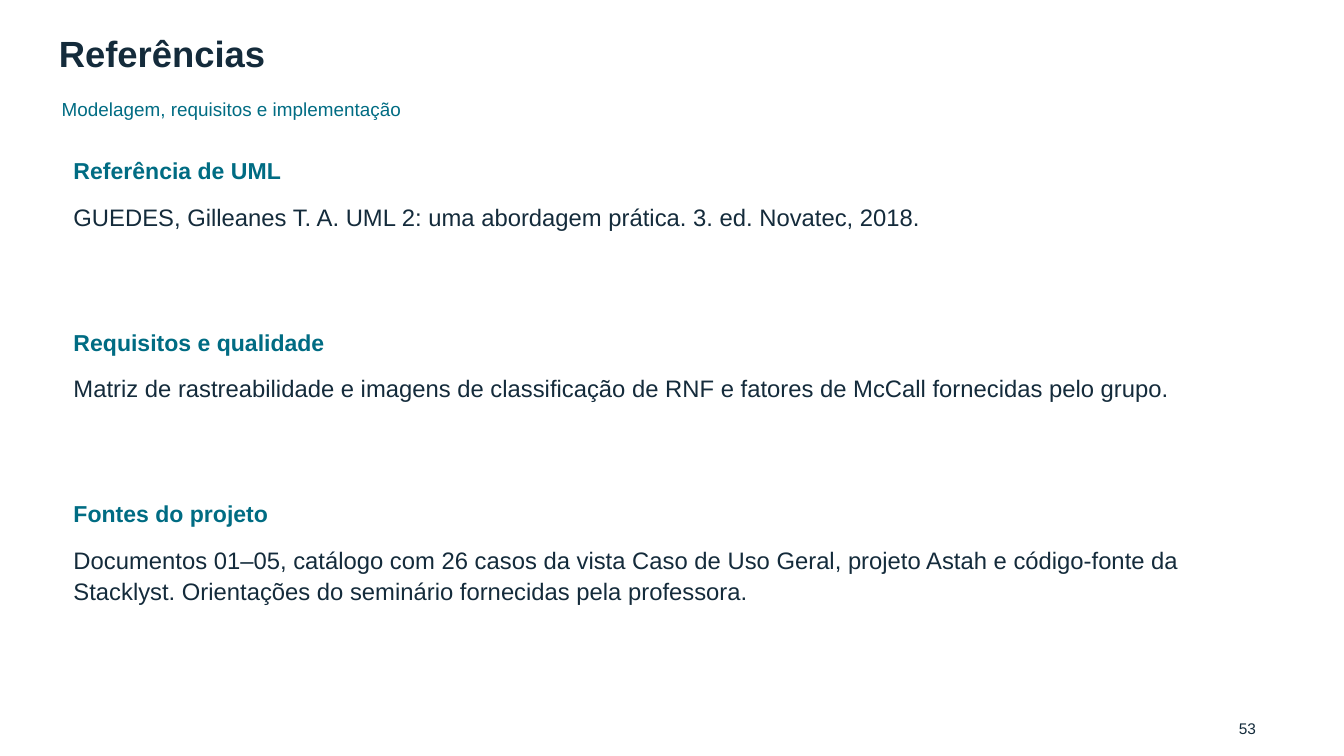
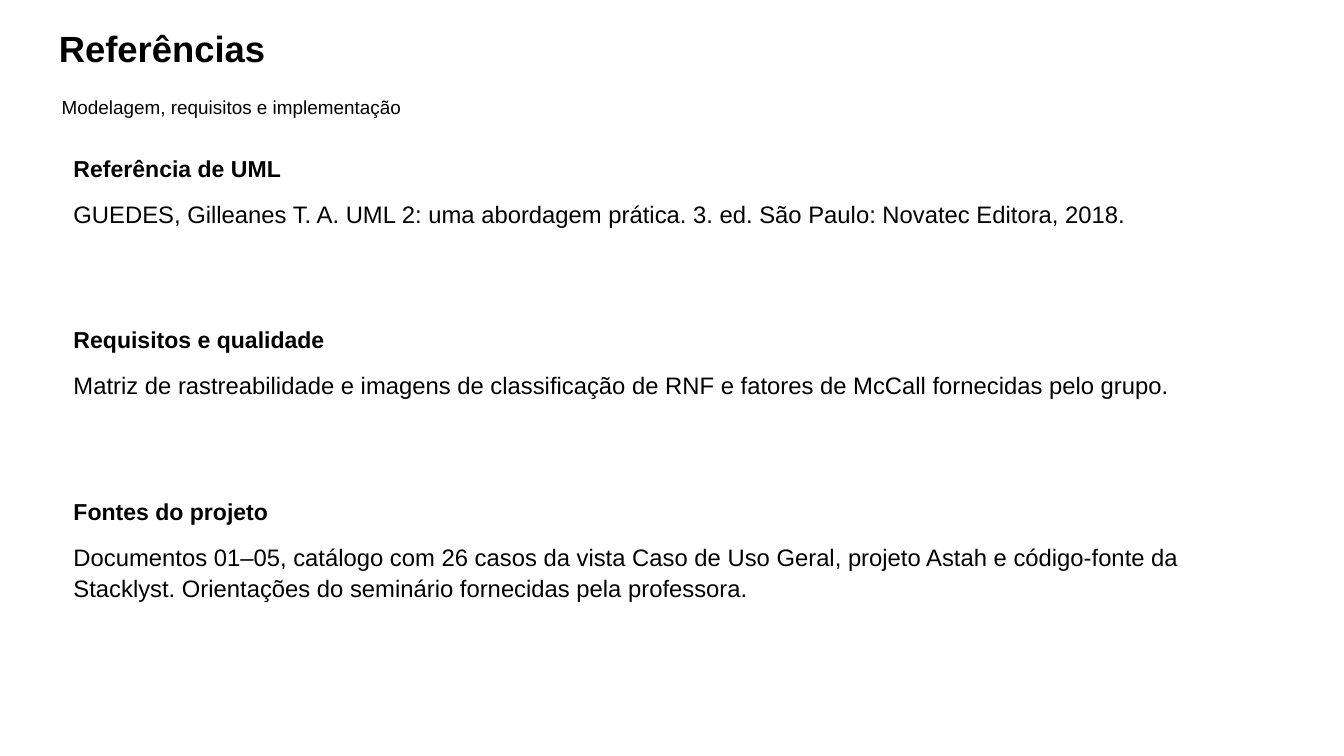
Before and after one commit to pedrotescaro/Stacklyst, a slide deck: slide 72 of docs/laboratorio-engenharia-software/revisao-final-2026-11-03/entregaveis/Stacklyst-seminario-atualizado-2026-11-03.pptx (slide 53 before the commit). Drawn at 1344x756 pixels with LibreOffice and Linux fonts; fonts in the diff are those of the drawing. Boxes give left, top, right and bottom in pixels: in the first picture for what was removed or moved away, otherwise in the second. Text is boxed around its words. In the diff, an @@ line names an element or a change of style, - is before the commit and + after.

Commit message:
docs(final): adicionar arquivos da revisao final do Stacklyst
- Adiciona Documentos 01, 02, 03 e 04 em DOCX do Google Drive

- Atualiza modelo Astah com Caso de Uso Geral (.asta e .zip)

- Atualiza apresentacao do seminario (.pptx)

- Atualiza READMEs com referencias da entrega final

```diff
--- a/docs/laboratorio-engenharia-software/revisao-final-2026-11-03/entregaveis/Stacklyst-seminario-atualizado-2026-11-03.pptx
+++ b/docs/laboratorio-engenharia-software/revisao-final-2026-11-03/entregaveis/Stacklyst-seminario-atualizado-2026-11-03.pptx
@@ text "Referências" at (59,34,265,63): text colour #142B3B to #000000; line spacing 1.1 to 51.5pt @@
@@ text "Modelagem, requisitos e implementação" at (62,100,401,118): text colour #006C83 to #000000; line spacing 1.1 to 26.7pt @@
@@ text at (73,205,1125,228): text changed; text colour #142B3B to #000000 @@
-GUEDES, Gilleanes T. A. UML 2: uma abordagem prática. 3. ed. Novatec, 2018.
+GUEDES, Gilleanes T. A. UML 2: uma abordagem prática. 3. ed. São Paulo: Novatec Editora, 2018.
@@ text "Matriz de rastreabilidade e imagens ..." at (73,376,1169,399): text colour #142B3B to #000000; line spacing 1.1 to 33.7pt @@
@@ text colour #006C83 to #000000; line spacing 1.1 to 32.7pt in 3 elements at (73,159,281,178), (73,331,325,353), (73,503,268,525) @@
@@ text "Documentos 01–05, catálogo com 26 ..." at (73,548,1178,602): text colour #142B3B to #000000; line spacing 1.1 to 33.7pt @@
@@ text removed at (1239,723,1256,734) @@
-53
```
Also in this commit, not shown: 63 other slides changed, 8 slides added, 12 slides removed, 24 other files.
